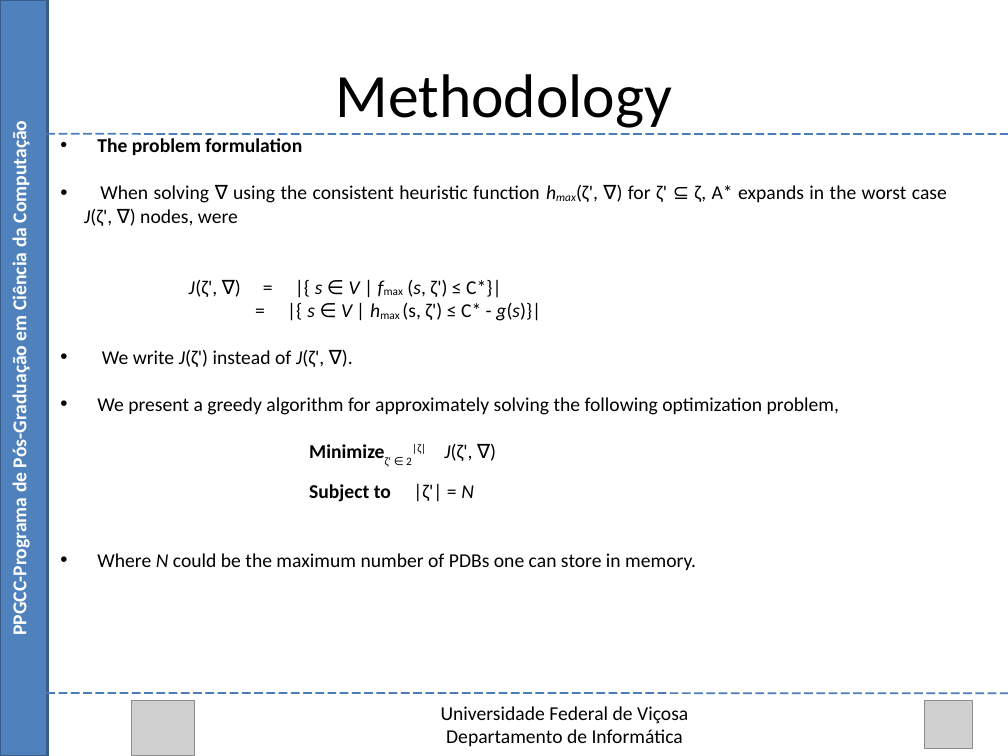
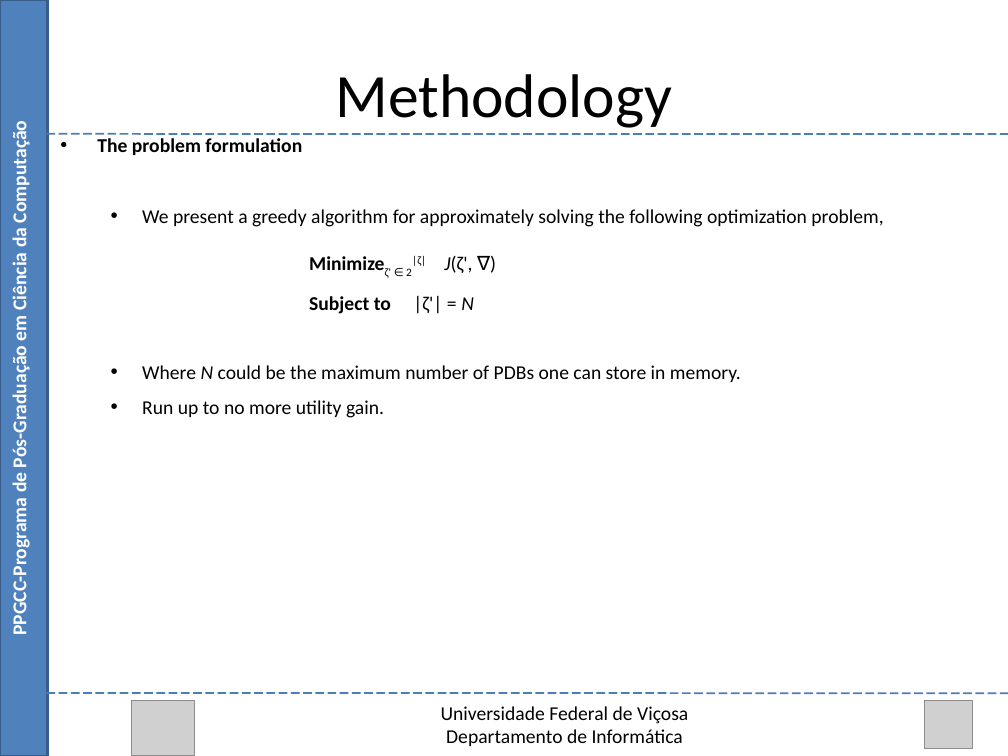
Before and after one commit to Marvinsky/research-marvin, a slide deck: slide 25 of latex/odp/selection heuristics.odp. Drawn at 1008x756 pixels with LibreOffice and Linux fonts; fonts in the diff are those of the drawing; grey boxes stand for pictures. Boxes give left, top, right and bottom in pixels: in the first picture for what was removed or moved away, otherwise in the second. Text is boxed around its words. In the diff, an @@ line names an element or a change of style, - is before the commit and + after.

Commit message:
13/08/15 update selection heuristics

```diff
--- a/latex/odp/selection heuristics.odp
+++ b/latex/odp/selection heuristics.odp
@@ text at (x1=84, y1=185, x2=947, y2=367): paragraphs removed @@
-• When solving ∇ using the consistent heuristic function hmax(ζ', ∇) for ζ' ⊆ ζ, A* expands in the worst case J(ζ', ∇) nodes, were
-J(ζ', ∇) = |{ s ∈ V | fmax (s, ζ') ≤ C*}|
-= |{ s ∈ V | hmax (s, ζ') ≤ C* - g(s)}|
-• We write J(ζ') instead of J(ζ', ∇).
@@ text at (x1=142, y1=209, x2=883, y2=382): list level 1 to 2 in "We present a greedy algorithm ..."; list level 1 to 2 in "Where N could be the ..." @@
@@ text at (x1=142, y1=400, x2=384, y2=418): paragraph added @@
+  • Run up to no more utility gain.
```
Also in this commit, not shown: 17 other slides changed.
